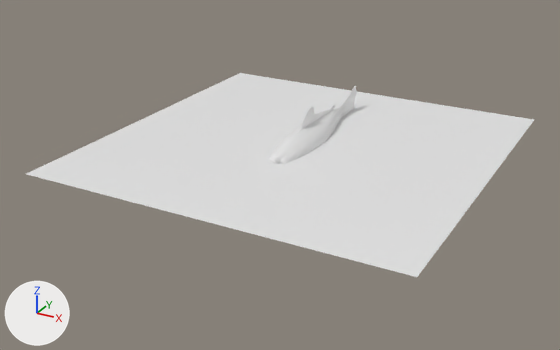
The FBX model Assets/3DModel/catfish/catfish/catfish.fbx: old version first, new version second.
The view is the same before and after, from a 50 mm camera at (1.76, -3.44, 1.52) aimed at (-0.07, -0.12, -0.15). Lighting does not change. The marker at lower left points along +X, +Y and +Z.

The first picture shows 'body_carp', 'body_catfish', 'material_test'.
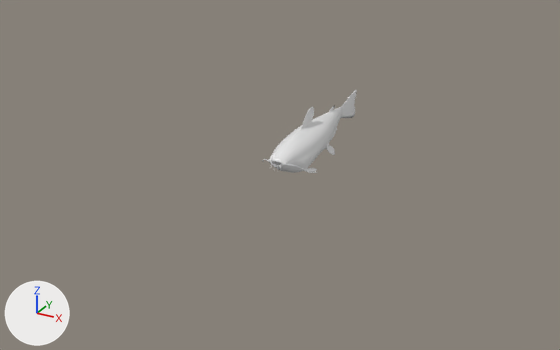
Where the newer file only moved an object's origin or applied its transform, the numbers keep the older frame.

Edits to the bpy script that builds the scene:
```text
Remove ob_material_test:
    ob_material_test = bpy.data.objects.new('material_test', me_平面)
    ob_material_test.location = (0.0, 0.0, 0.0)
Remove ob_body_carp:
    ob_body_carp = bpy.data.objects.new('body_carp', me_円_003)
    ob_body_carp.location = (0.0, 0.0, 0.0)
```

Location of each change, (x1, y1, x2, y2) in pixels of the pictures (560 x 350 px):
'material_test', deleted
    before: (27, 73, 534, 277)
'body_carp', deleted
    before: (272, 86, 356, 164)
    faces in mat_carp_body (white #e7e7e7): (272, 138, 297, 164)
    faces in mat_carp_fin (white #e7e7e7): (301, 86, 356, 128)
